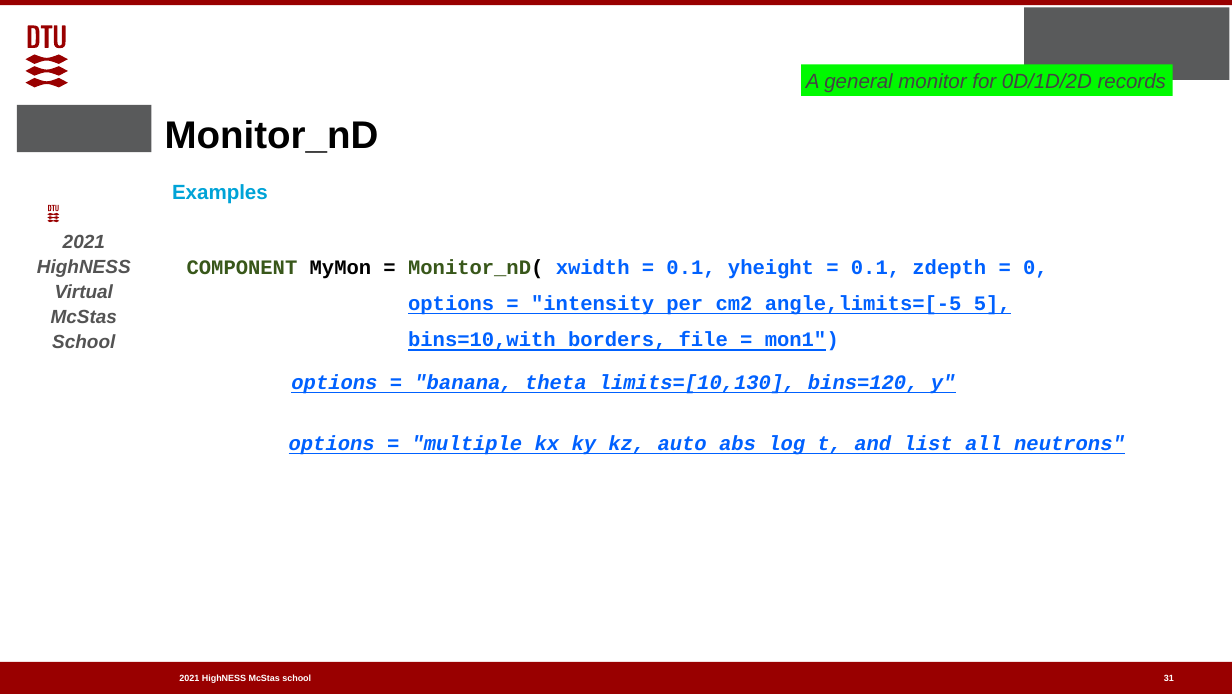
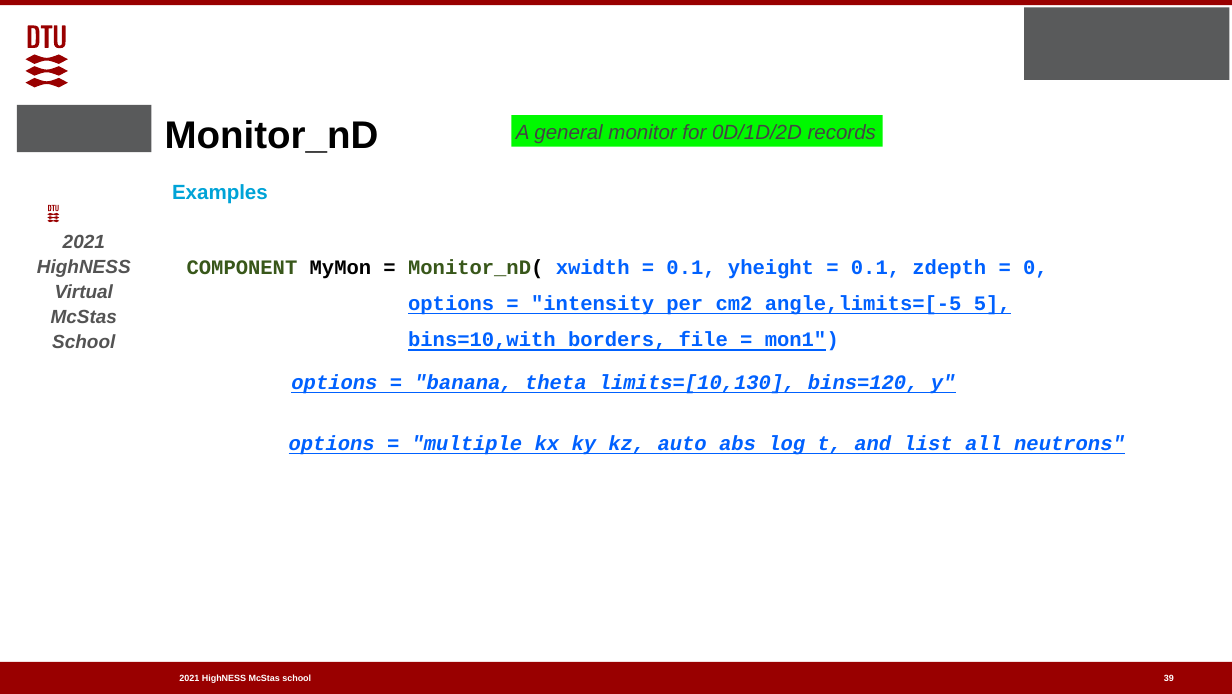
Before and after one commit to McStasMcXtrace/Schools, a slide deck: slide 39 of ESS_May_2021/Wednesday_May_5th/2_Component_basics/2_Sources_and_Monitors_2.pptx (slide 31 before the commit). Drawn at 1232x694 pixels with LibreOffice and Linux fonts; fonts in the diff are those of the drawing; background and template pictures are left out. Boxes give left, top, right and bottom in pixels: in the first picture for what was removed or moved away, otherwise in the second. Text is boxed around its words. In the diff, an @@ line names an element or a change of style, - is before the commit and + after.

```diff
--- a/ESS_May_2021/Wednesday_May_5th/2_Component_basics/2_Sources_and_Monitors_2.pptx
+++ b/ESS_May_2021/Wednesday_May_5th/2_Component_basics/2_Sources_and_Monitors_2.pptx
@@ rectangle "A general monitor for 0D/1D/2D ...": place and size @@
-rectangle "A general monitor for 0D/1D/2D ..." at (801,65,1172,96)
+rectangle "A general monitor for 0D/1D/2D ..." at (511,115,882,146)
@@ page number at (1164,674,1174,683): text changed @@
-31
+39
```
Also in this commit, not shown: 4 other slides changed, 8 slides added.
